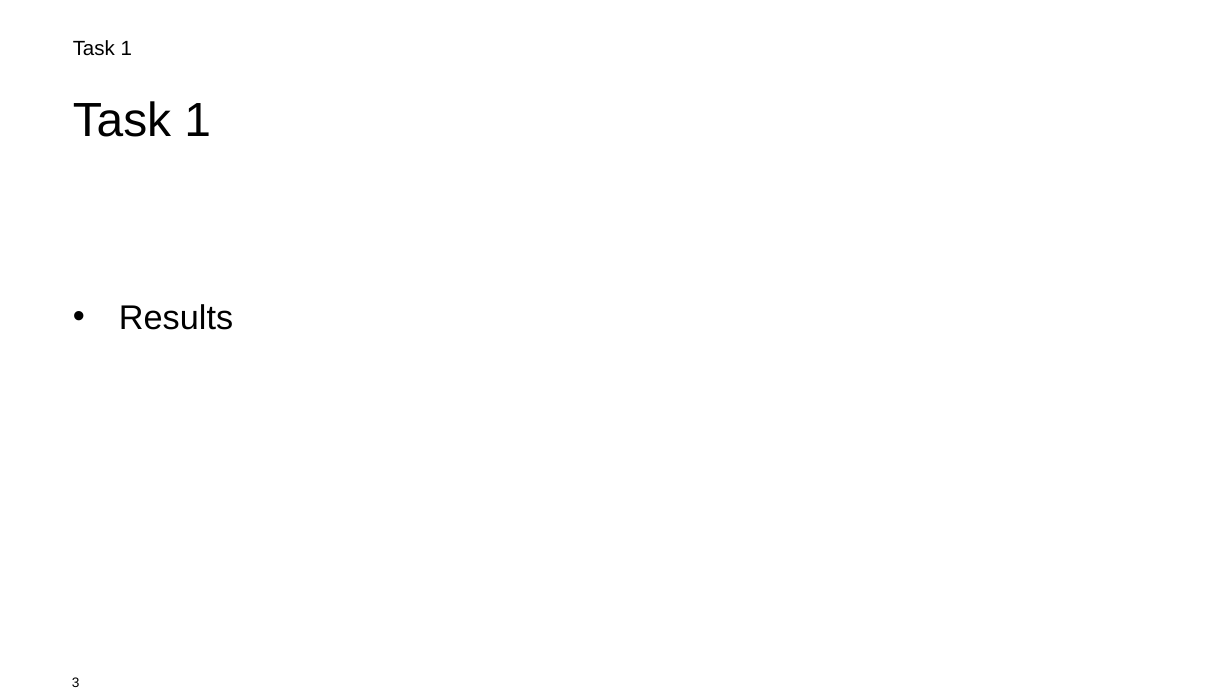
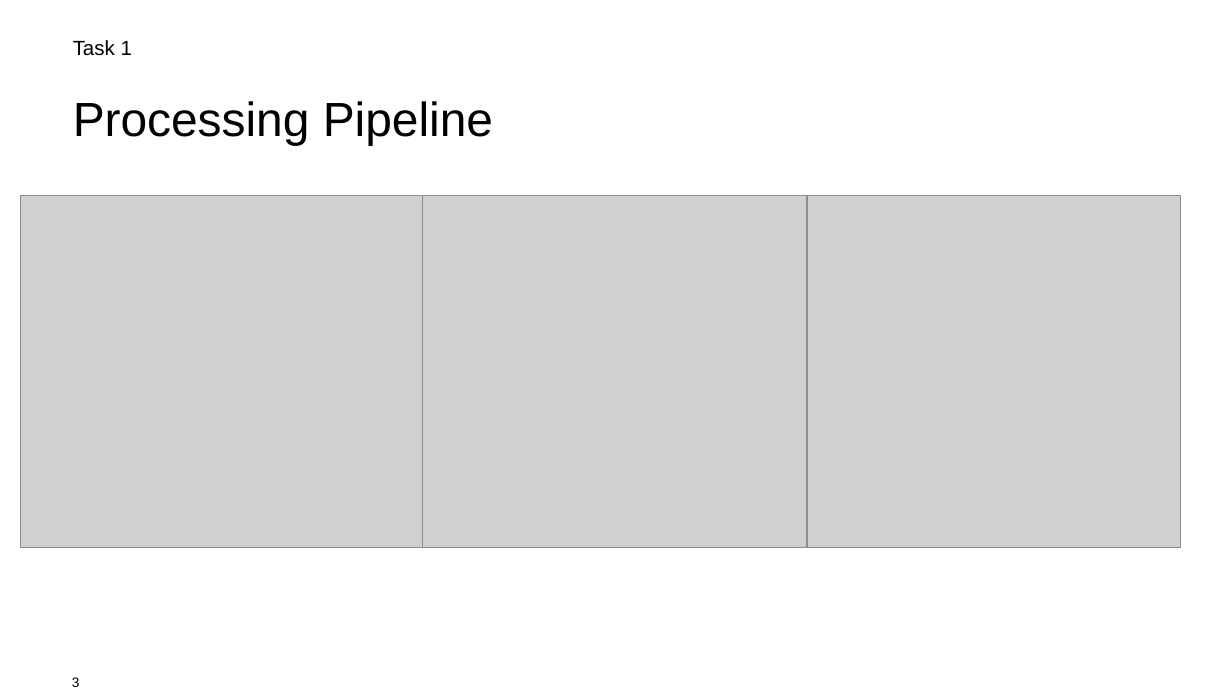
Before and after one commit to vitamys/nlp, a slide deck: slide 3 of Interim_Project_Presentation_GroupC.pptx. Drawn at 1232x693 pixels with LibreOffice and Linux fonts; fonts in the diff are those of the drawing; grey boxes stand for pictures; background and template pictures are left out. Boxes give left, top, right and bottom in pixels: in the first picture for what was removed or moved away, otherwise in the second. Text is boxed around its words. In the diff, an @@ line names an element or a change of style, - is before the commit and + after.

Commit message:
task1 ppp

```diff
--- a/Interim_Project_Presentation_GroupC.pptx
+++ b/Interim_Project_Presentation_GroupC.pptx
@@ title at [73, 101, 493, 145]: text changed @@
-Task 1
+Processing Pipeline
@@ picture added at [20, 196, 423, 547] @@
@@ picture added at [415, 196, 807, 547] @@
@@ picture added at [801, 196, 1180, 547] @@
@@ text removed at [119, 304, 233, 330] @@
-• Results
```
Also in this commit, not shown: 1 other slide changed, 2 slides added.
